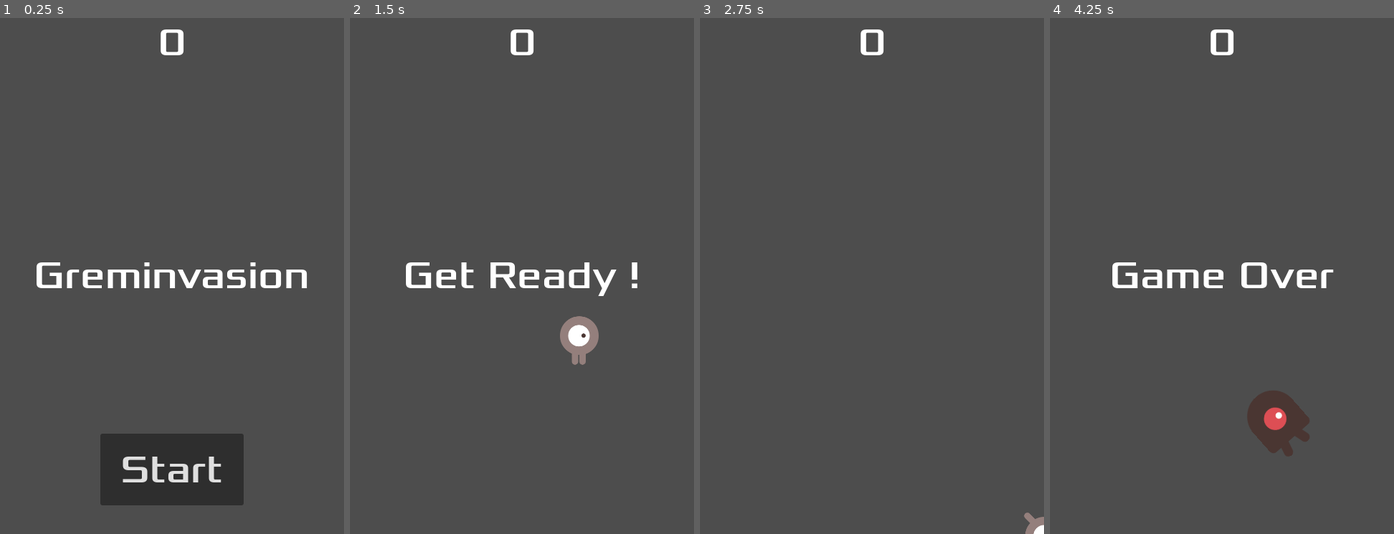
Above: before the commit, frames 1-4 (left to right).
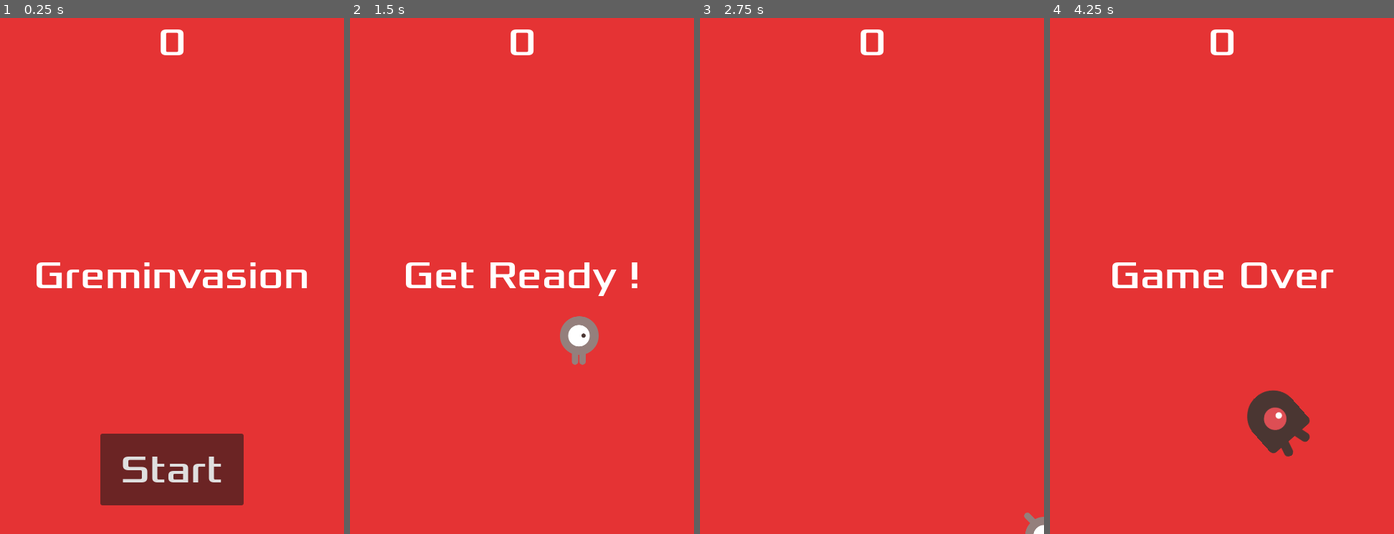
Above: after the commit, the same moments.

Repository: RogerBytes-Softworks/GodotLearning
Game: Godot game, scene res://main.tscn
Same seed, same stepped clock (60 frames per second), same inputs: the game is played once before the commit and once after it.
Inputs:
- Up to frame 1 (0.25 s): no input
- Up to frame 2 (1.5 s): click "Start" at 0.5 s; tap Enter at 1.25 s; hold Right (move_right) from 1.28 s (still down)
- Up to frame 3 (2.75 s): release Right (move_right) at 2.03 s; hold Down (move_down) from 2.03 s (still down)
- Up to frame 4 (4.25 s): release Down (move_down) at 2.78 s; hold Right (move_right) 2.78-3.53 s; hold Up (move_up) from 3.53 s (still down)

The runs differ from the first frame. In frame 1, 98% of the frame differs, in the area x 0-100%, y 0-100%; in frame 2, 98%; in frame 3, 100%; in frame 4, 97%.

Commit message:
no comment

Diff:
--- a/05-my-first-2D-game/hud.gd
+++ b/05-my-first-2D-game/hud.gd
@@ -26,6 +26,8 @@
 	# Générer un timer unique et attendre qu'il se finisse
 	await get_tree().create_timer(1.0).timeout
 
+	# On réaffiche le bouton start
+	$StartButton.show()
 
 func update_score(score):
 	$ScoreLabel.text = str(score)
--- a/05-my-first-2D-game/hud.tscn
+++ b/05-my-first-2D-game/hud.tscn
@@ -1,7 +1,13 @@
-[gd_scene load_steps=3 format=3 uid="uid://d64hel5psm3b"]
+[gd_scene load_steps=5 format=3 uid="uid://d64hel5psm3b"]
 
 [ext_resource type="Script" path="res://hud.gd" id="1_nuvo2"]
 [ext_resource type="FontFile" uid="uid://bd3euki2p0a2b" path="res://fonts/Xolonium-Regular.ttf" id="2_cixhn"]
+
+[sub_resource type="InputEventAction" id="InputEventAction_3r5n8"]
+action = &"start_game"
+
+[sub_resource type="Shortcut" id="Shortcut_ef2yg"]
+events = [SubResource("InputEventAction_3r5n8")]
 
 [node name="HUD" type="CanvasLayer"]
 script = ExtResource("1_nuvo2")
@@ -52,6 +58,7 @@
 grow_vertical = 0
 theme_override_fonts/font = ExtResource("2_cixhn")
 theme_override_font_sizes/font_size = 54
+shortcut = SubResource("Shortcut_ef2yg")
 text = "Start"
 
 [node name="MessageTimer" type="Timer" parent="."]
--- a/05-my-first-2D-game/main.gd
+++ b/05-my-first-2D-game/main.gd
@@ -1,6 +1,5 @@
 extends Node
 @export var mob_scene: PackedScene
-
 
 var score
 
@@ -14,6 +13,7 @@
 	$ScoreTimer.stop()
 	$MobTimer.stop()
 	$HUD.show_game_over()
+	$DeathSound.play()
 
 func new_game():
 	score = 0
@@ -21,6 +21,8 @@
 	$StartTimer.start()
 	$HUD.update_score(score)
 	$HUD.show_message("Get Ready !")
+	get_tree().call_group("mobs", "queue_free")
+	$Music.play()
 
 func _on_score_timer_timeout():
 	score += 1
--- a/05-my-first-2D-game/main.tscn
+++ b/05-my-first-2D-game/main.tscn
@@ -1,9 +1,11 @@
-[gd_scene load_steps=6 format=3 uid="uid://de4odmx7nioq"]
+[gd_scene load_steps=8 format=3 uid="uid://de4odmx7nioq"]
 
 [ext_resource type="Script" path="res://main.gd" id="1_hhd5q"]
 [ext_resource type="PackedScene" uid="uid://cfronu0hu0ckh" path="res://player.tscn" id="2_44nuw"]
 [ext_resource type="PackedScene" uid="uid://bniafkg8n2s41" path="res://mob.tscn" id="2_biggw"]
+[ext_resource type="AudioStream" uid="uid://c8pa7djpukdey" path="res://art/House In a Forest Loop.ogg" id="3_qxgqq"]
 [ext_resource type="PackedScene" uid="uid://d64hel5psm3b" path="res://hud.tscn" id="4_joi23"]
+[ext_resource type="AudioStream" uid="uid://dthnx47pqxtno" path="res://art/gameover.wav" id="4_wd7fw"]
 
 [sub_resource type="Curve2D" id="Curve2D_hij4o"]
 _data = {
@@ -14,6 +16,20 @@
 [node name="main" type="Node"]
 script = ExtResource("1_hhd5q")
 mob_scene = ExtResource("2_biggw")
+
+[node name="BackgroundColor" type="ColorRect" parent="."]
+anchors_preset = 15
+anchor_right = 1.0
+anchor_bottom = 1.0
+grow_horizontal = 2
+grow_vertical = 2
+color = Color(0.898039, 0.2, 0.203922, 1)
+
+[node name="Music" type="AudioStreamPlayer2D" parent="."]
+stream = ExtResource("3_qxgqq")
+
+[node name="DeathSound" type="AudioStreamPlayer2D" parent="."]
+stream = ExtResource("4_wd7fw")
 
 [node name="Player" parent="." instance=ExtResource("2_44nuw")]
 
--- a/05-my-first-2D-game/mob.tscn
+++ b/05-my-first-2D-game/mob.tscn
@@ -48,7 +48,7 @@
 radius = 31.0
 height = 90.0
 
-[node name="Mob" type="RigidBody2D"]
+[node name="Mob" type="RigidBody2D" groups=["mobs"]]
 collision_mask = 0
 gravity_scale = 0.0
 script = ExtResource("1_cf7su")
--- a/05-my-first-2D-game/project.godot
+++ b/05-my-first-2D-game/project.godot
@@ -30,25 +30,36 @@
 move_right={
 "deadzone": 0.5,
 "events": [Object(InputEventKey,"resource_local_to_scene":false,"resource_name":"","device":-1,"window_id":0,"alt_press …(182 unchanged characters)…
-, Object(InputEventKey,"resource_local_to_scene":false,"resource_name":"","device":-1,"window_id":0,"alt_pressed":false,"shift_pressed":false,"ctrl_pressed":false,"meta_pressed":false,"pressed":false,"keycode":0,"physical_keycode":68,"key_label":0,"unicode":100,"echo":false,"script":null)
+, Object(InputEventJoypadButton,"resource_local_to_scene":false,"resource_name":"","device":-1,"button_index":14,"pressure":0.0,"pressed":true,"script":null)
+, Object(InputEventJoypadMotion,"resource_local_to_scene":false,"resource_name":"","device":-1,"axis":0,"axis_value":1.0,"script":null)
 ]
 }
 move_left={
 "deadzone": 0.5,
 "events": [Object(InputEventKey,"resource_local_to_scene":false,"resource_name":"","device":-1,"window_id":0,"alt_press …(182 unchanged characters)…
-, Object(InputEventKey,"resource_local_to_scene":false,"resource_name":"","device":-1,"window_id":0,"alt_pressed":false,"shift_pressed":false,"ctrl_pressed":false,"meta_pressed":false,"pressed":false,"keycode":0,"physical_keycode":65,"key_label":0,"unicode":113,"echo":false,"script":null)
+, Object(InputEventJoypadMotion,"resource_local_to_scene":false,"resource_name":"","device":-1,"axis":0,"axis_value":-1.0,"script":null)
+, Object(InputEventJoypadButton,"resource_local_to_scene":false,"resource_name":"","device":-1,"button_index":13,"pressure":0.0,"pressed":true,"script":null)
 ]
 }
 move_up={
 "deadzone": 0.5,
 "events": [Object(InputEventKey,"resource_local_to_scene":false,"resource_name":"","device":-1,"window_id":0,"alt_press …(182 unchanged characters)…
-, Object(InputEventKey,"resource_local_to_scene":false,"resource_name":"","device":-1,"window_id":0,"alt_pressed":false,"shift_pressed":false,"ctrl_pressed":false,"meta_pressed":false,"pressed":false,"keycode":0,"physical_keycode":87,"key_label":0,"unicode":122,"echo":false,"script":null)
+, Object(InputEventJoypadMotion,"resource_local_to_scene":false,"resource_name":"","device":-1,"axis":1,"axis_value":-1.0,"script":null)
+, Object(InputEventJoypadButton,"resource_local_to_scene":false,"resource_name":"","device":-1,"button_index":11,"pressure":0.0,"pressed":true,"script":null)
 ]
 }
 move_down={
 "deadzone": 0.5,
 "events": [Object(InputEventKey,"resource_local_to_scene":false,"resource_name":"","device":-1,"window_id":0,"alt_press …(182 unchanged characters)…
-, Object(InputEventKey,"resource_local_to_scene":false,"resource_name":"","device":-1,"window_id":0,"alt_pressed":false,"shift_pressed":false,"ctrl_pressed":false,"meta_pressed":false,"pressed":false,"keycode":0,"physical_keycode":83,"key_label":0,"unicode":115,"echo":false,"script":null)
+, Object(InputEventJoypadButton,"resource_local_to_scene":false,"resource_name":"","device":-1,"button_index":12,"pressure":0.0,"pressed":true,"script":null)
+, Object(InputEventJoypadMotion,"resource_local_to_scene":false,"resource_name":"","device":-1,"axis":1,"axis_value":1.0,"script":null)
+]
+}
+start_game={
+"deadzone": 0.5,
+"events": [Object(InputEventKey,"resource_local_to_scene":false,"resource_name":"","device":-1,"window_id":0,"alt_pressed":false,"shift_pressed":false,"ctrl_pressed":false,"meta_pressed":false,"pressed":false,"keycode":0,"physical_keycode":4194309,"key_label":0,"unicode":0,"echo":false,"script":null)
+, Object(InputEventJoypadButton,"resource_local_to_scene":false,"resource_name":"","device":-1,"button_index":6,"pressure":0.0,"pressed":true,"script":null)
+, Object(InputEventJoypadButton,"resource_local_to_scene":false,"resource_name":"","device":-1,"button_index":0,"pressure":0.0,"pressed":true,"script":null)
 ]
 }
 
Not shown, changed: README.md
